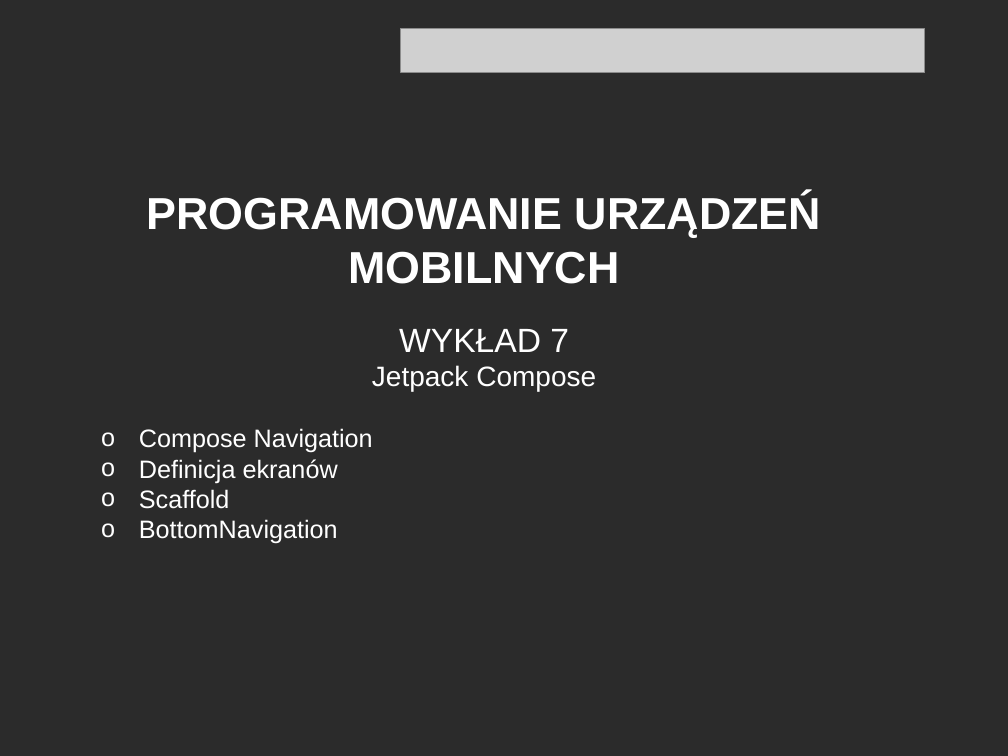
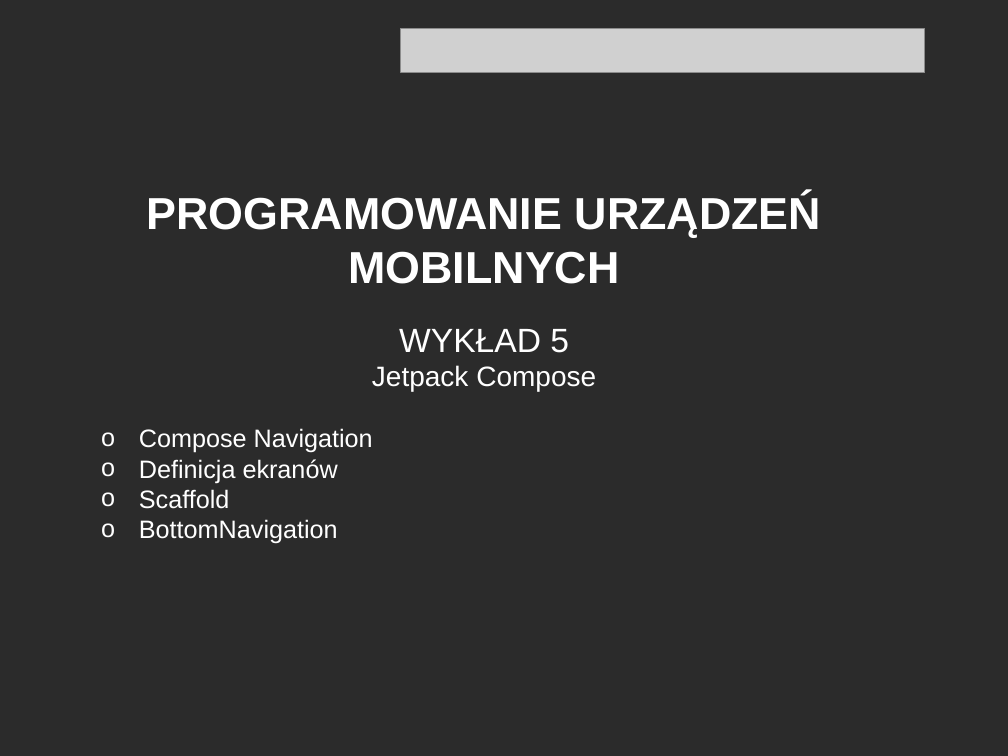
Before and after one commit to RafLew84/PUM, a slide deck: slide 1 of 2024-2025/Wyk/Wyklad5.pptx. Drawn at 1008x756 pixels with LibreOffice and Linux fonts; fonts in the diff are those of the drawing; grey boxes stand for pictures; background and template pictures are left out; a plain dark background stands for a picture behind light text. Boxes give left, top, right and bottom in pixels: in the first picture for what was removed or moved away, otherwise in the second. Text is boxed around its words. In the diff, an @@ line names an element or a change of style, - is before the commit and + after.

```diff
--- a/2024-2025/Wyk/Wyklad5.pptx
+++ b/2024-2025/Wyk/Wyklad5.pptx
@@ text at [399, 329, 569, 353]: text changed @@
-WYKŁAD 7
+WYKŁAD 5
```
Also in this commit, not shown: 3 other files.
